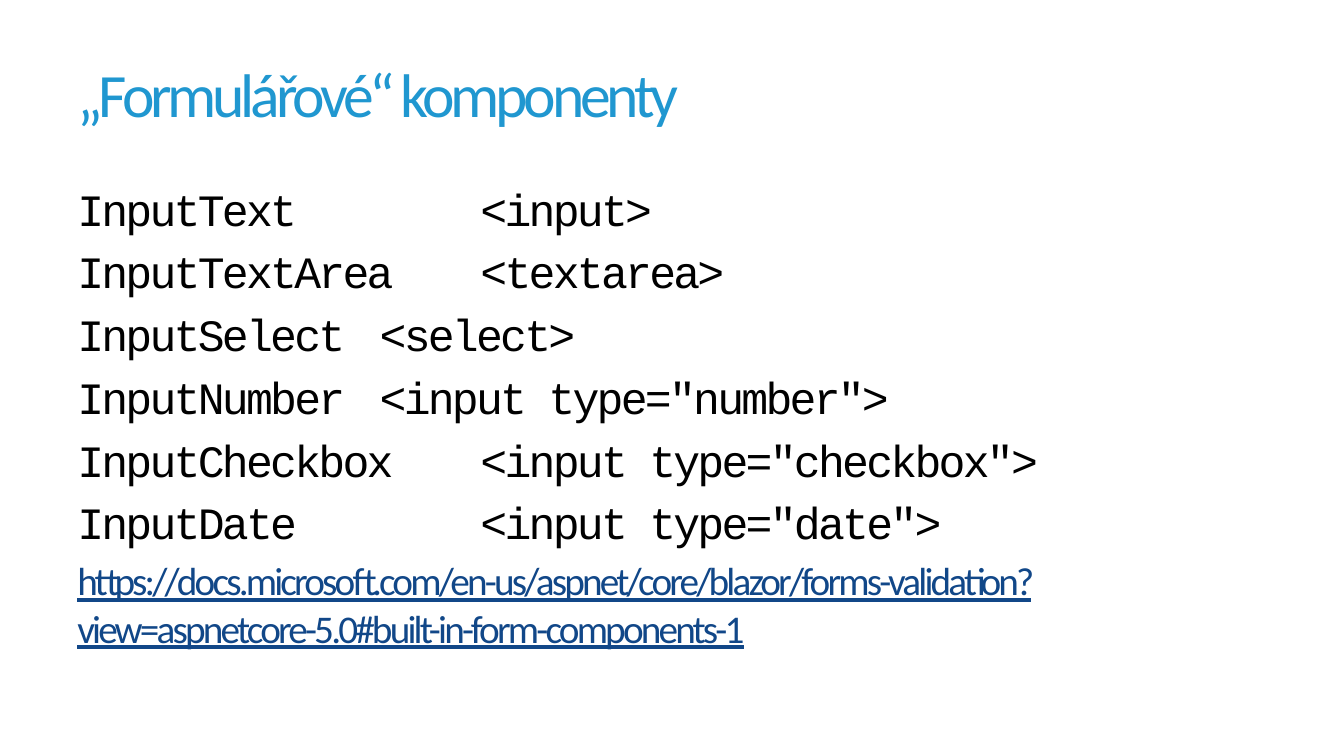
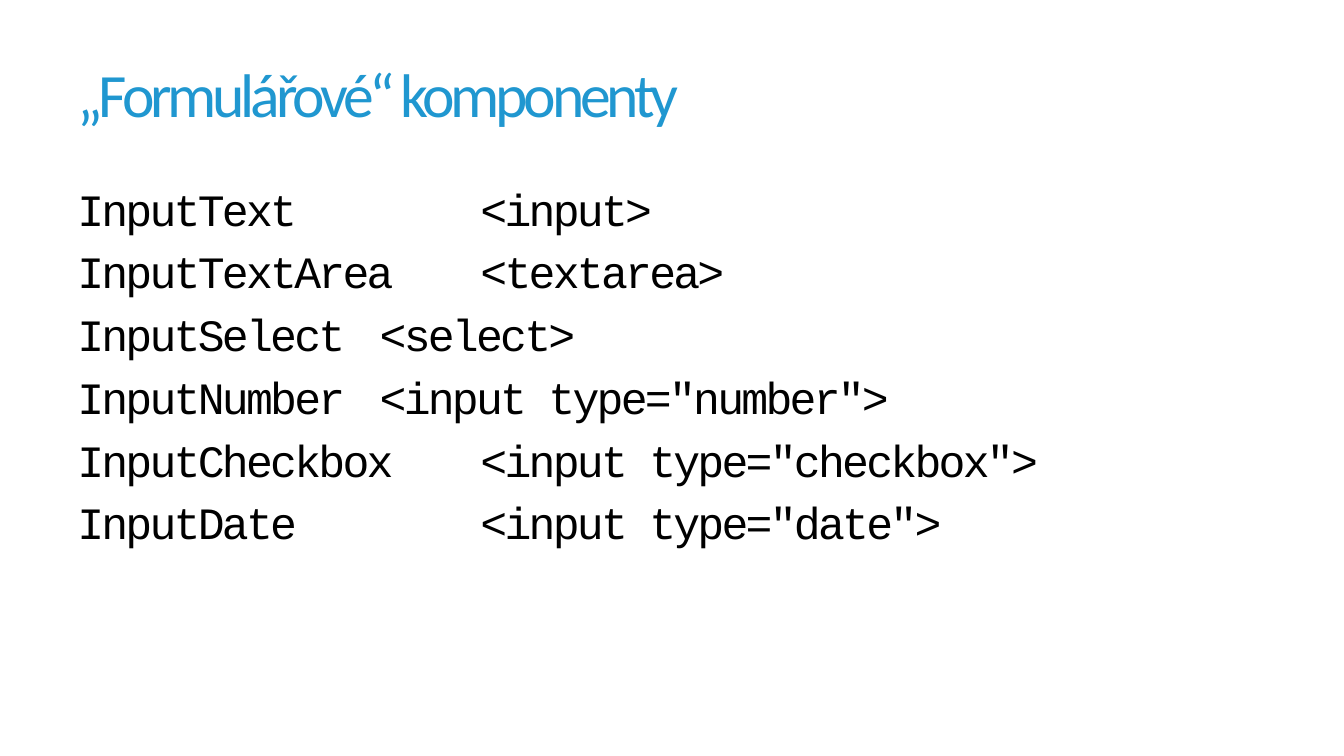
Before and after one commit to jirikanda/BlazorDemos, a slide deck: slide 5 of Presentation/04 - Blazor - Formuláře.pptx. Drawn at 1344x756 pixels with LibreOffice and Linux fonts; fonts in the diff are those of the drawing; background and template pictures are left out. Boxes give left, top, right and bottom in pixels: in the first picture for what was removed or moved away, otherwise in the second. Text is boxed around its words. In the diff, an @@ line names an element or a change of style, - is before the commit and + after.

```diff
--- a/Presentation/04 - Blazor - Formuláře.pptx
+++ b/Presentation/04 - Blazor - Formuláře.pptx
@@ text at [77,567,1034,650]: paragraph removed @@
-https://docs.microsoft.com/en-us/aspnet/core/blazor/forms-validation?view=aspnetcore-5.0#built-in-form-components-1
```
Also in this commit, not shown: 1 slide removed, 6 other files.
